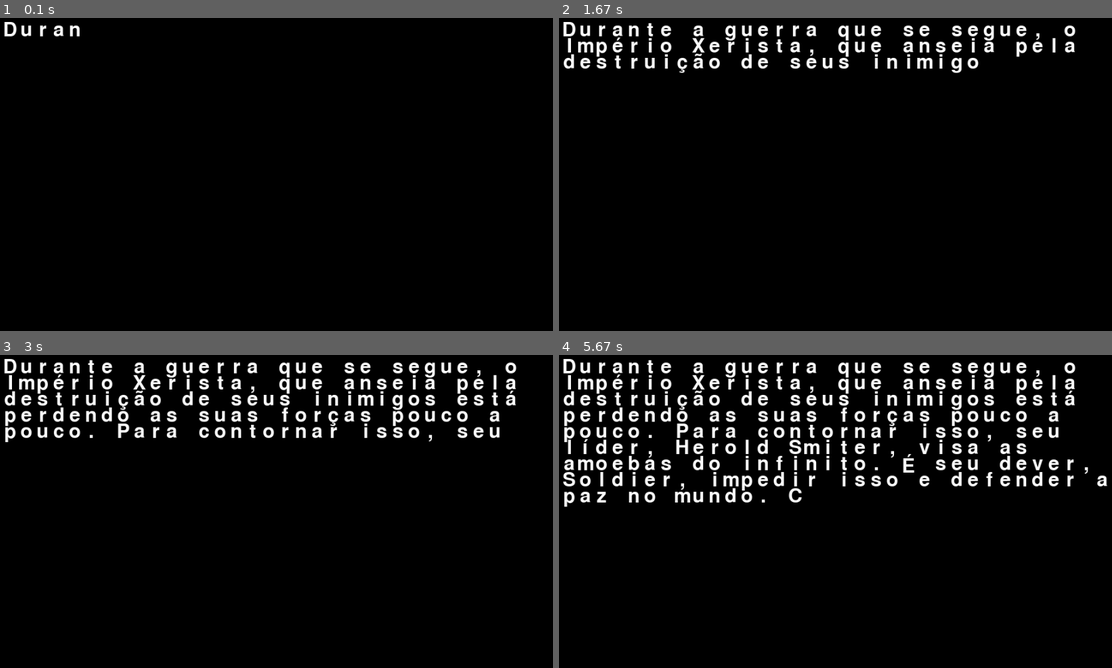
Above: before the commit, frames 1-4 (two rows, left to right).
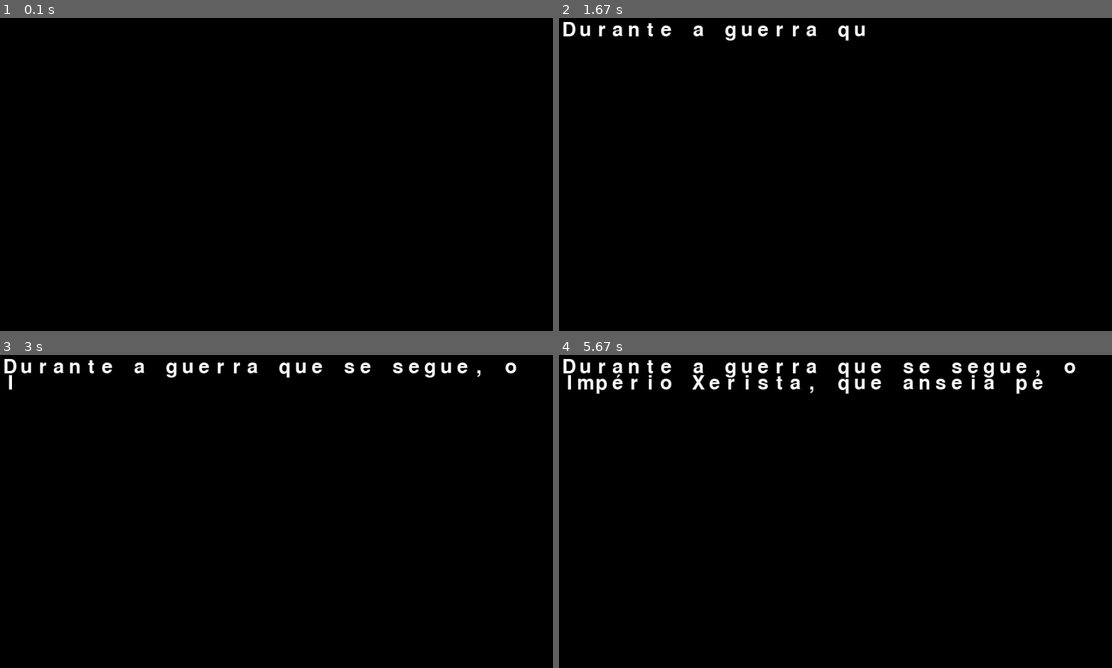
Above: after the commit, the same moments.

Repository: FidyBack/Projeto_Z_de_Jogo
Game: pygame game, started from main.py
Same seed, same stepped clock (60 frames per second), same inputs: the game is played once before the commit and once after it.
Inputs:
- Up to frame 1 (0.1 s): no input
- Up to frame 2 (1.67 s): no input
- Up to frame 3 (3 s): no input
- Up to frame 4 (5.67 s): no input

The runs differ from the first frame. In frame 1, 0.3% of the frame differs, in the area x 0-15%, y 1-6%; in frame 2, 2.9%; in frame 3, 5.2%; in frame 4, 8.3%, in the area x 0-100%, y 6-49%.

Commit message:
Limpeza do código, adição de comentários que o Rodrigo não faz

Diff:
--- a/main.py
+++ b/main.py
@@ -26,7 +26,7 @@
 		self.relogio = pg.time.Clock()
 		self.nome_da_fonte = pg.font.match_font(nome_fonte)
 		self.rodando = True
-		self.jogando=True
+		self.jogando = True
 
 	# Novo Jogo
 	def novo(self):
@@ -36,7 +36,7 @@
 		# Inimigo + Plataforma
 		self.interacoes = pg.sprite.Group()
 
-		#Inimigo + personagem
+		#Inimigo + Personagem
 		self.moviveis = pg.sprite.Group()
 
 		# Plataformas adicionadas
@@ -56,15 +56,135 @@
 			self.interacoes.add(i)
 			self.moviveis.add(i)
 
-
 		# Jogador adicionado
 		self.jogador = Jogador(self)
 		self.todos_sprites.add(self.jogador)
 		self.moviveis.add(self.jogador)
 
-
 		# Rodar
 		self.rodar()
+
+	# Mostra a tela de começo
+	def introducao(self):
+
+		# Tela de discurso do jogo
+		self.tela.fill(preto)
+		a = 27
+		b = 27
+		palavras = discurso.split()
+		idx_palavra = 0
+		palavra_atual = palavras[0]
+		idx_letra = 0
+		conta_tick = 0
+		rode=False
+
+		# Looping do discurso
+		while True:
+			self.relogio.tick(fps)
+
+			# Fecha tudo (encerra o loop 'jogando' e 'rodando')
+			for evento in pg.event.get():
+				if evento.type == pg.QUIT:
+					self.rodando = False
+					return
+
+			# Mata a tela de introdução
+				if evento.type == pg.KEYUP:
+					rode = True
+			if rode:
+				break
+
+			# Condição qualquer para entrar no if
+			if conta_tick % int(fps) == 0:
+
+				# Reconhece quando uma palavra acaba
+				if idx_letra >= len(palavra_atual):
+
+					# dá espaço entre as palavras
+					a += 27
+					# Zera o contador
+					idx_letra = 0
+					# Adiciona no contador de palavras
+					idx_palavra += 1
+
+					# Garante que quando o discurso acabe quando o contador de palavras seja igual ao len do discurso
+					if idx_palavra == len(palavras):
+						break
+
+					# Transfere a palavra para a próxima
+					else:
+						palavra_atual = palavras[idx_palavra]
+
+						# Se é estiver no limite da tela, pula uma linha e volta pro começo dela
+						if len(palavra_atual) * 27 + a > 1000:
+							b += 27
+							a = 27
+
+				self.desenhar_texto(palavra_atual[idx_letra], 48, branco, a, b)
+				self.musica('msc/tecla.wav', 1)
+				pg.time.delay(100)
+
+				# Adiciona efeito legal de pausa
+				if palavra_atual[idx_letra] == '.' or palavra_atual[idx_letra] == ',':
+					pg.time.delay(200)
+
+				# Coloca espaço entre as letras de uma palavra
+				a += 27
+				# Percorre as letras entre a palavra atual
+				idx_letra += 1
+				pg.display.flip()
+
+		# Mostra a tela de início
+		self.mostrar_tela("img/game_start.png","press any key to start")
+
+	# Tela inicial e final
+	def mostrar_tela(self, imagem, texto):
+		# Atributos do brilho
+		i = 0
+		b = 0
+		brilho = 0
+		image = pg.image.load(imagem)
+		image_rect = image.get_rect()
+		image_rect.midtop = (largura/2,altura/4)
+
+		# Início do loop da piscada dos menus
+		while i < 7:
+
+			# Piscada lenta (Antes de apertar o botão)
+			if i == 0:
+				if brilho <= 0:
+					b = 5
+				elif brilho >= 255:
+					b = (-5)
+
+			# Piscada rápida (Após clicar em alguma tecla)
+			elif i > 0:
+				if brilho <= 0:
+					b = 51
+				elif brilho >= 255:
+					b = (-51)
+					i += 1
+			self.relogio.tick(fps)
+
+			# Fechando o jogo
+			for event in pg.event.get():
+				if event.type == pg.QUIT:
+					self.rodando = False
+					if self.jogando:
+						self.jogando = False
+					return
+
+				# Apertando uma tecla para pular
+				if event.type == pg.KEYUP and i == 0:
+					i = 1
+					self.musica('msc/entrada.wav', 1)
+
+			# Jogando na tela,
+			self.tela.fill(preto)
+			brilho += b
+			self.tela.blit(image,(image_rect))
+			self.desenhar_texto(texto, 20, (brilho,brilho,brilho), largura/2, altura*7/8)
+			pg.display.flip()
 
 	# Inicia o looping
 	def rodar(self):
@@ -75,63 +195,6 @@
 			self.update()
 			self.desenho()
 
-	#  Atualiza o looping
-	def update(self):
-		self.todos_sprites.update()
-		# Colisão com o plataforma, personagem(Queda apenas)
-		if self.jogador.velo.y > 0:
-			impacto = pg.sprite.spritecollide(self.jogador, self.plataforma, False)
-			if impacto:
-				# Pegar apenas a plataforma de baixo, sem conflito com a de cima
-				menor_plataforma = impacto[0]
-				for batida in impacto:
-					if batida.rect.bottom > menor_plataforma.rect.bottom:
-						menor_plataforma = batida
-				if self.jogador.posi.y < menor_plataforma.rect.centery:
-					self.jogador.posi.y = menor_plataforma.rect.top + 1
-					self.jogador.velo.y = 0
-					self.jogador.pular = False
-
-		# Colisão com o plataforma, inimigo(Queda apenas)
-		for i in self.inimigos:
-
-			if i.velo.y > 0:
-				impacto = pg.sprite.spritecollide(i, self.plataforma, False)
-				if impacto:
-					# Pegar apenas a plataforma de baixo, sem conflito com a de cima
-					menor_plataforma = impacto[0]
-					for batida in impacto:
-						if batida.rect.bottom > menor_plataforma.rect.bottom:
-							menor_plataforma = batida
-					if i.posi.y < menor_plataforma.rect.centery:
-						i.posi.y = menor_plataforma.rect.top + 1
-						i.velo.y = 0
-
-			# Se ele for para frente
-			if self.jogador.rect.right >= largura * 3 / 4:
-				self.jogador.posi.x -= abs(self.jogador.velo.x)
-				for plat in self.plataforma:
-					plat.rect.x -= abs(self.jogador.velo.x)
-				i.posi.x -= abs(self.jogador.velo.x)
-
-			# Se ele for para trás
-			if self.jogador.rect.left <= largura * 1 / 4:
-				self.jogador.posi.x += abs(self.jogador.velo.x)
-				for plat in self.plataforma:
-					plat.rect.x += abs(self.jogador.velo.x)
-				i.posi.x += abs(self.jogador.velo.x)
-
-			# Se ele for para baixo (sim, isso existe)
-			if self.jogador.rect.bottom >= altura and  self.jogador.rect.bottom < altura + 20:
-				self.jogador.posi.y -= abs(self.jogador.velo.y)
-				for plat in self.plataforma:
-					plat.rect.y -= abs(self.jogador.velo.y)
-				i.posi.y -= abs(self.jogador.velo.y)
-
-		# Game Over
-		if self.jogador.rect.bottom > altura + 20:
-			self.jogando = False
-
 	# Eventos do looping
 	def eventos(self):
 		# Fecha tudo (encerra o loop 'jogando' e 'rodando')
@@ -140,123 +203,109 @@
 				if self.jogando:
 					self.jogando = False
 				self.rodando = False
+
 			# Pulo
 			if evento.type == pg.KEYDOWN:
 				if evento.key == pg.K_SPACE:
 					self.jogador.pulo()
+
 			# Pulo Menor
 			if evento.type == pg.KEYUP:
 				if evento.key == pg.K_SPACE:
 					self.jogador.pulo_parar_meio()
 
+	#  Atualiza o looping
+	def update(self):
+		self.todos_sprites.update()
+		# ================================================================================================================
+		# Personagem
+		# ================================================================================================================
+
+		# Colisão com o plataforma, personagem(Queda apenas)
+		if self.jogador.velo.y > 0:
+			impacto = pg.sprite.spritecollide(self.jogador, self.plataforma, False)
+
+			# Pegar apenas a plataforma de baixo, sem conflito com a de cima
+			if impacto:
+				menor_plataforma = impacto[0]
+				for batida in impacto:
+					if batida.rect.bottom > menor_plataforma.rect.bottom:
+						menor_plataforma = batida
+
+				# Colisão com a plataforma
+				if self.jogador.posi.y < menor_plataforma.rect.centery:
+					self.jogador.posi.y = menor_plataforma.rect.top + 1
+					self.jogador.velo.y = 0
+					self.jogador.pular = False
+
+		# ================================================================================================================
+		# Inimigo
+		# ================================================================================================================
+
+		# Colisão com o plataforma, inimigo(Queda apenas)
+		for i in self.inimigos:
+			i.velo.x = 10
+			if i.velo.y > 0:
+				impacto = pg.sprite.spritecollide(i, self.plataforma, False)
+
+				# Pegar apenas a plataforma de baixo, sem conflito com a de cima
+				if impacto:
+					menor_plataforma = impacto[0]
+					for batida in impacto:
+						if batida.rect.bottom > menor_plataforma.rect.bottom:
+							menor_plataforma = batida
+
+					# Colisão com a plataforma
+					if i.posi.y < menor_plataforma.rect.centery:
+						i.posi.y = menor_plataforma.rect.top + 1
+						i.velo.y = 0
+
+		# ================================================================================================================
+		# Câmera
+		# ================================================================================================================
+
+		# Se ele for para frente
+		if self.jogador.rect.right >= largura * 3 / 4:
+			self.jogador.posi.x -= abs(self.jogador.velo.x)
+			for plat in self.plataforma:
+				plat.rect.x -= abs(self.jogador.velo.x)
+			i.posi.x -= abs(self.jogador.velo.x)
+
+		# Se ele for para trás
+		if self.jogador.rect.left <= largura * 1 / 4:
+			self.jogador.posi.x += abs(self.jogador.velo.x)
+			for plat in self.plataforma:
+				plat.rect.x += abs(self.jogador.velo.x)
+			i.posi.x += abs(self.jogador.velo.x)
+
+		# Se ele for para baixo (sim, isso existe)
+		if self.jogador.rect.bottom >= altura and  self.jogador.rect.bottom < altura + 20:
+			self.jogador.posi.y -= abs(self.jogador.velo.y)
+			for plat in self.plataforma:
+				plat.rect.y -= abs(self.jogador.velo.y)
+			i.posi.y -= abs(self.jogador.velo.y)
+
+		# ================================================================================================================
+		# Queda e fim de jogo
+		# ================================================================================================================
+
+		# Game Over
+		if self.jogador.rect.bottom > altura + 20:
+			self.jogando = False
+
 	# Desenho do looping
 	def desenho(self):
 		self.tela.fill(preto)
+		# self.tela.blit(background, (0, 0))
 		self.todos_sprites.draw(self.tela)
 		pg.display.flip()
 
-		# self.tela.blit(background, (0, 0))
-
-	# Mostra a tela de começo
-	def introducao(self):
-		# game splash/start screen
-		self.tela.fill(preto)
-		a = 27
-		b = 27
-		palavras = discurso.split()
-		idx_palavra = 0
-		palavra_atual = palavras[0]
-		idx_letra = 0
-
-		conta_tick = 0
-		while True:
-			self.relogio.tick(fps)
-
-			# Fecha tudo (encerra o loop 'jogando' e 'rodando')
-			for evento in pg.event.get():
-				if evento.type == pg.QUIT:
-					self.rodando = False
-					return
-
-			if conta_tick % int(fps/16) == 0:
-				if idx_letra >= len(palavra_atual):
-					a+=27
-					idx_letra = 0
-					idx_palavra += 1
-					if idx_palavra == len(palavras):
-						break
-					else:
-						palavra_atual = palavras[idx_palavra]
-						if len(palavra_atual) * 27 + a > 1000:
-							b += 27
-							a = 27
-
-				self.desenhar_texto(palavra_atual[idx_letra], 48, branco, a, b)
-				self.musica('msc/tecla.wav', 1)
-				pg.time.delay(1)
-				if palavra_atual[idx_letra] == '.' or palavra_atual[idx_letra] == ',':
-					pg.time.delay(200)
-				a += 27
-				idx_letra += 1
-				pg.display.flip()
-		self.mostrar_tela("img/game_start.png","press any key to start")
-
-	# Apertar uma tecla para sair do menu
-	def aperte_uma_tecla(self):
-		espera = True
-		while espera:
-			self.relogio.tick(fps)
-			for event in pg.event.get():
-				if event.type == pg.QUIT:
-					espera = False
-					self.rodando = False
-				if event.type == pg.KEYUP:
-					espera = False
-
-	# Tela inicial e final
-	def mostrar_tela(self,imagem,texto):
-		i = 0
-		b = 0
-		brilho = 0
-		image = pg.image.load(imagem)
-		image_rect = image.get_rect()
-		image_rect.midtop = (largura/2,altura/4)
-
-		while i < 10:
-			if i == 0:
-				if brilho <= 0:
-					b = 5
-				elif brilho >= 255:
-					b = (-5)
-			elif i > 0:
-				if brilho <= 0:
-					b = 51
-				elif brilho >= 255:
-					b = (-51)
-					i += 1
-			self.relogio.tick(fps)
-			for event in pg.event.get():
-				if event.type == pg.QUIT:
-					self.rodando = False
-					if self.jogando:
-						self.jogando = False
-					return
-				if event.type == pg.KEYUP and i == 0:
-					i = 1
-					self.musica('msc/entrada.wav', 1)
-
-			self.tela.fill(preto)
-			brilho += b
-			self.tela.blit(image,(image_rect))
-			self.desenhar_texto(texto,20,(brilho,brilho,brilho),largura/2,altura*7/8)
-			pg.display.flip()
-
 	# Mostra a tela de texto
-	def desenhar_texto(self,texto,tamanho,cor,x,y):
+	def desenhar_texto(self, texto, tamanho, cor, x, y):
 		fonte = pg.font.Font(self.nome_da_fonte, tamanho)
-		texto_surface = fonte.render(texto,True, cor)
+		texto_surface = fonte.render(texto, True, cor)
 		texto_rect = texto_surface.get_rect()
-		texto_rect.midtop = (x,y)
+		texto_rect.midtop = (x, y)
 		self.tela.blit(texto_surface, texto_rect)
 
 	# musica
--- a/sprites.py
+++ b/sprites.py
@@ -104,7 +104,3 @@
 		self.posi += self.velo + 0.5 * self.acele
 		# Define a posição do centro
 		self.rect.midbottom = self.posi
-
-
-# class Powerups(pg.sprite.Sprite):
-# 	def __init__(self):
